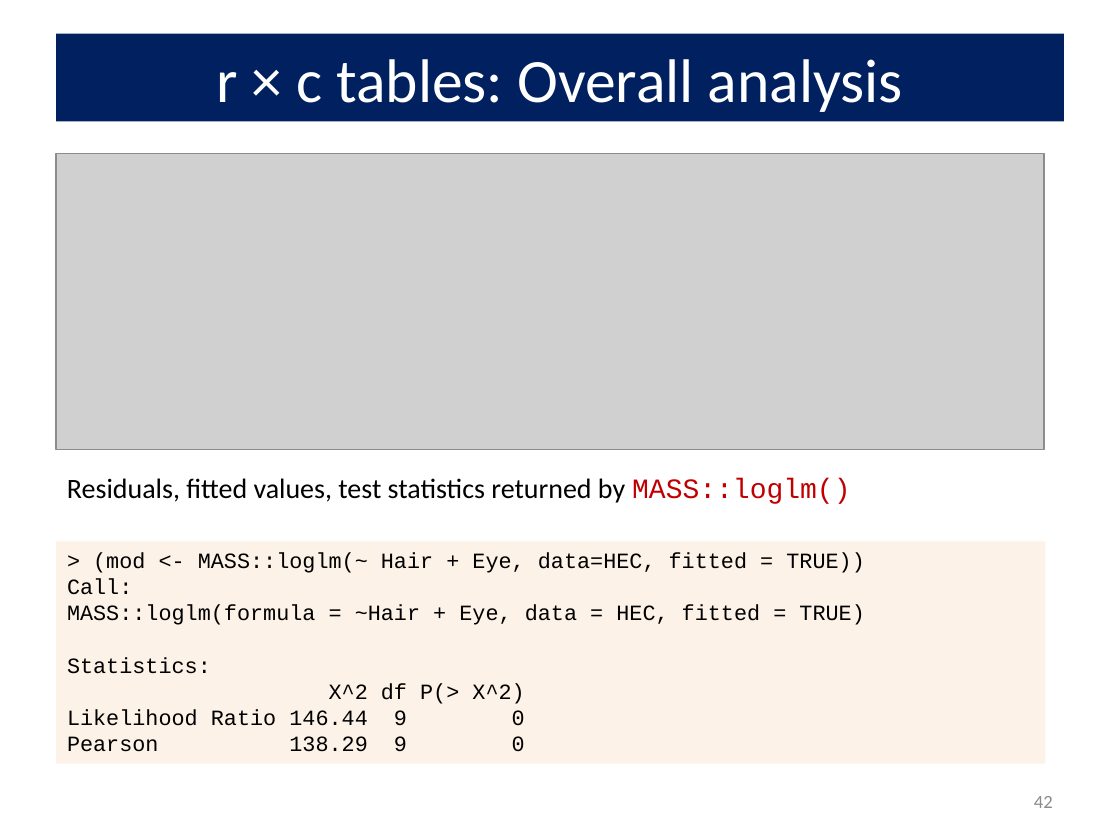
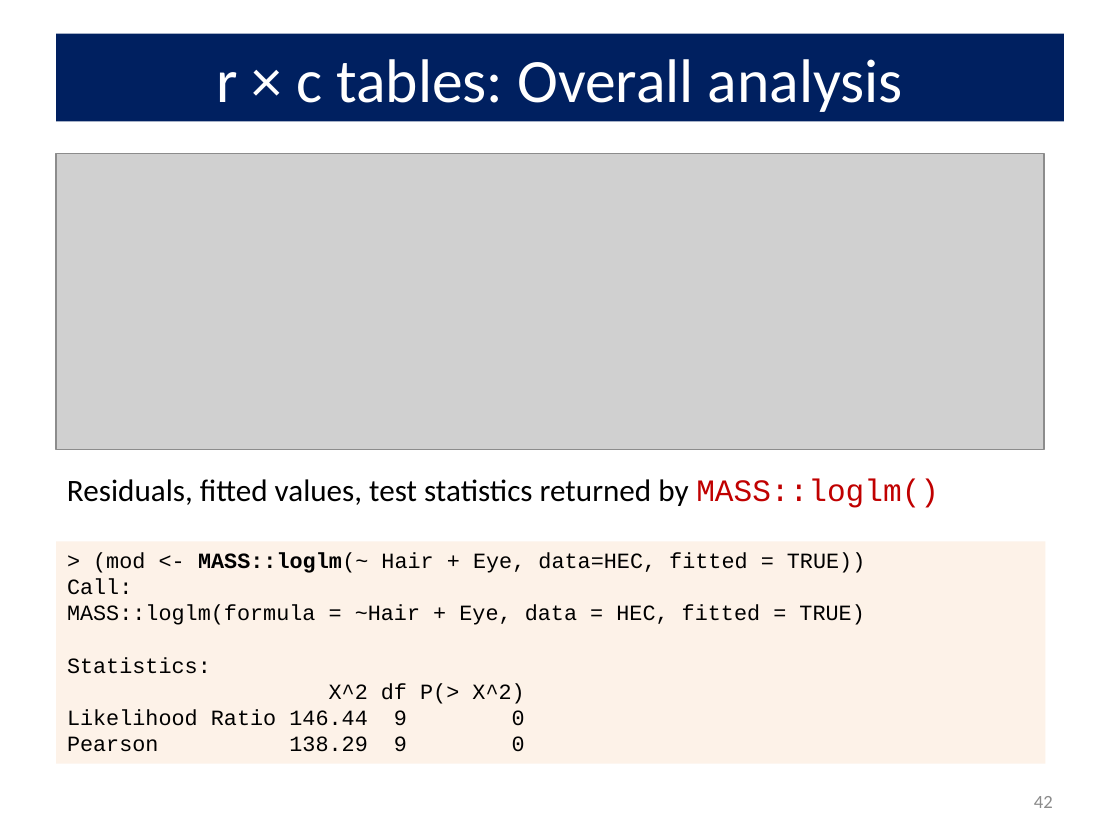
Before and after one commit to friendly/psy6136, a slide deck: slide 42 of docs/lectures/03-Twoway1.pptx. Drawn at 1120x840 pixels with LibreOffice and Linux fonts; fonts in the diff are those of the drawing; grey boxes stand for pictures. Boxes give left, top, right and bottom in pixels: in the first picture for what was removed or moved away, otherwise in the second. Text is boxed around its words. In the diff, an @@ line names an element or a change of style, - is before the commit and + after.

```diff
--- a/docs/lectures/03-Twoway1.pptx
+++ b/docs/lectures/03-Twoway1.pptx
@@ text "Residuals, fitted values, test statistics ..." at bbox=[67, 479, 939, 508]: size 18 to 20 pt @@
@@ text in rectangle at bbox=[93, 552, 865, 573]: bold on in "MASS::loglm(~" @@
```
Also in this commit, not shown: 7 other slides changed, 1 slide removed, 15 other files.
